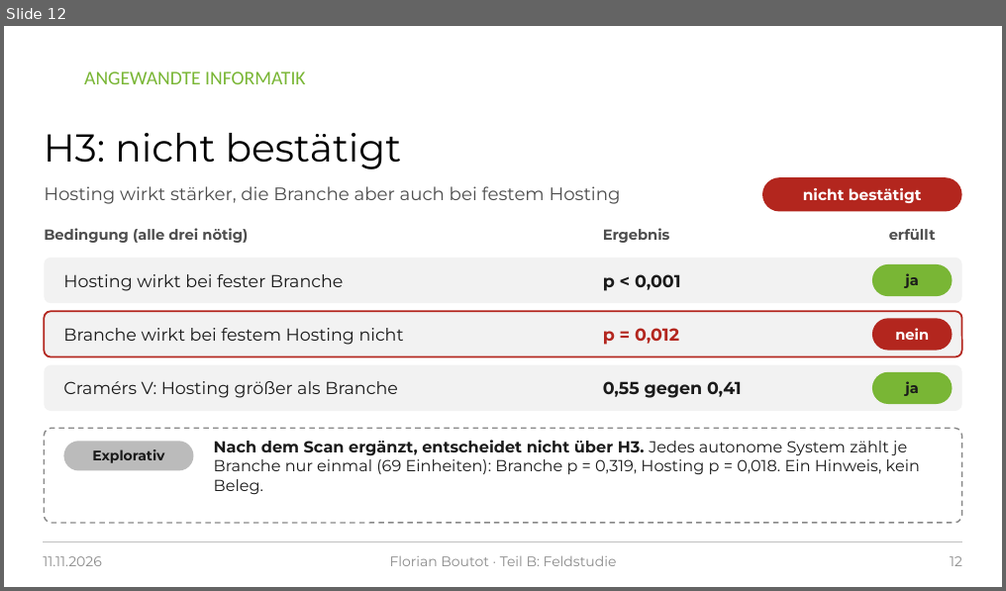
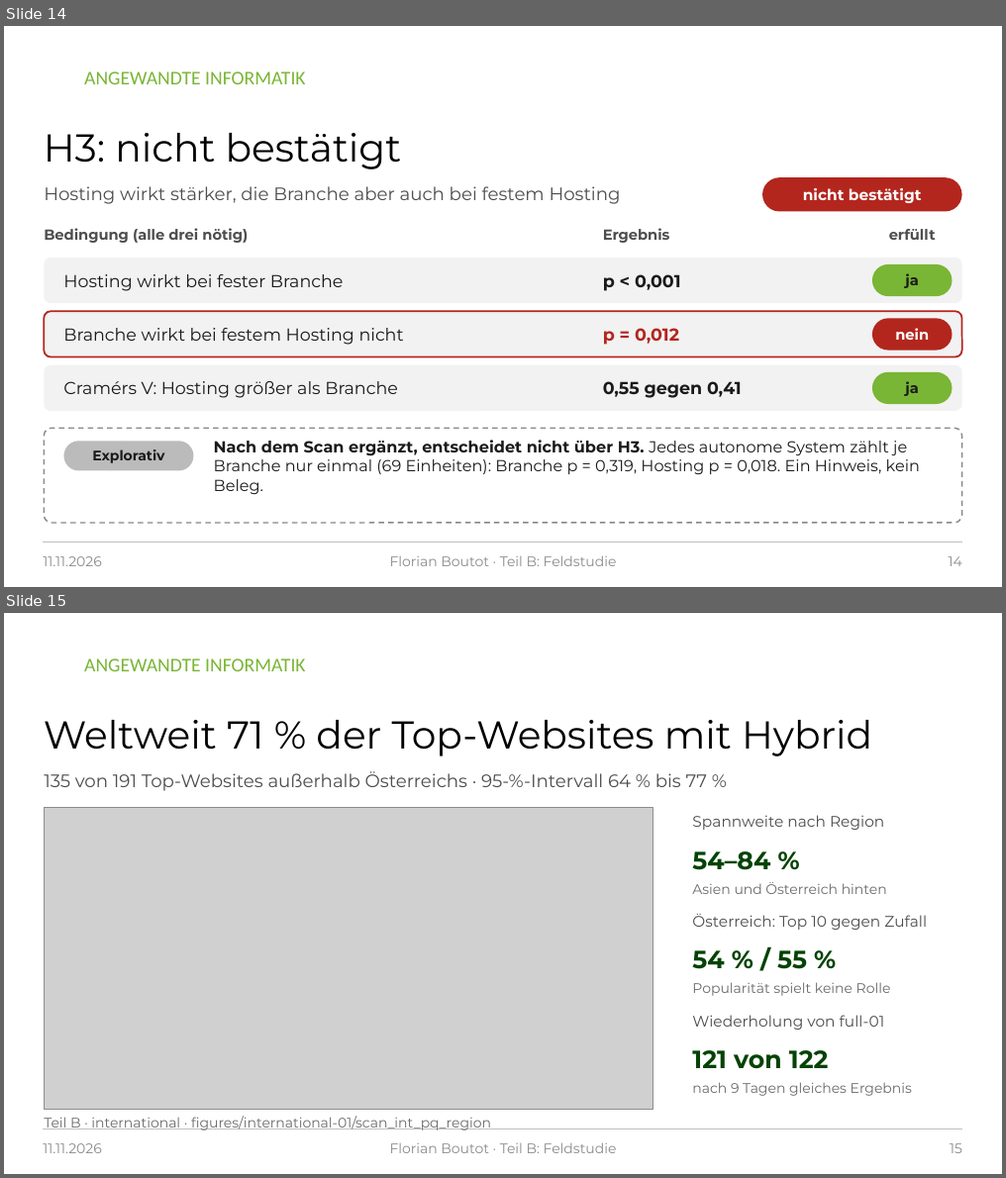
Before and after one commit to raphi98/singer-postquantum-experiment, a slide deck: praesentation/PQ-TLS_Praesentation_2026-11-11.pptx. Shown one above the other, each under a label of ours: slide 12 before the commit, slides 14 and 15 after it. The pictures are 1006x591 and 1006x1178 pixels, drawn with LibreOffice and Linux fonts; fonts in the diff are those of the drawing; grey boxes stand for pictures; background and template pictures are left out. Boxes give left, top, right and bottom in pixels: in the first picture for what was removed or moved away, otherwise in the second. Text is boxed around its words. In the diff, an @@ line names an element or a change of style, - is before the commit and + after.

```diff
--- a/praesentation/PQ-TLS_Praesentation_2026-11-11.pptx
+++ b/praesentation/PQ-TLS_Praesentation_2026-11-11.pptx
@@ slide 15 added at (4,613,1002,1174), background #FFFFFF; not listed: 2 template elements that a slide beside it also shows @@
@@ title added at (44,720,872,757), 28 pt, text #000000 @@
+Weltweit 71 % der Top-Websites mit Hybrid
@@ text added at (44,771,707,791), 13 pt, text #4D4D4D @@
+135 von 191 Top-Websites außerhalb Österreichs · 95-%-Intervall 64 % bis 77 %
@@ picture added at (44,808,652,1109) @@
@@ text added at (692,815,884,830), 11 pt, text #4D4D4D @@
+Spannweite nach Region
@@ text added at (692,852,770,870), 18 pt, text #054305, bold @@
+54–84 %
@@ text added at (692,882,887,894), 10 pt, text #6B6B6B @@
+Asien und Österreich hinten
@@ text added at (692,914,927,930), 11 pt, text #4D4D4D @@
+Österreich: Top 10 gegen Zufall
@@ text added at (692,951,807,969), 18 pt, text #054305, bold @@
+54 % / 55 %
@@ text added at (692,982,891,996), 10 pt, text #6B6B6B @@
+Popularität spielt keine Rolle
@@ text added at (692,1015,885,1030), 11 pt, text #4D4D4D @@
+Wiederholung von full-01
@@ text added at (692,1051,829,1068), 18 pt, text #054305, bold @@
+121 von 122
@@ text added at (692,1082,912,1096), 10 pt, text #6B6B6B @@
+nach 9 Tagen gleiches Ergebnis
@@ text added at (44,1116,491,1131), 10 pt, text #6B6B6B @@
+Teil B · international · figures/international-01/scan_int_pq_region
@@ text added at (43,1144,102,1154), 10 pt, text #8C8C8C @@
+11.11.2026
@@ text added at (390,1144,617,1154), 10 pt, text #8C8C8C @@
+Florian Boutot · Teil B: Feldstudie
@@ page number added at (949,1144,962,1154), 10 pt, text #8C8C8C @@
+15
@@ what was slide 12 is now slide 14 @@
@@ page number at (948,557,962,567): text changed @@
-12
+14
```
Also in this commit, not shown: 5 slides changed, 4 other slides added, 15 other files.
